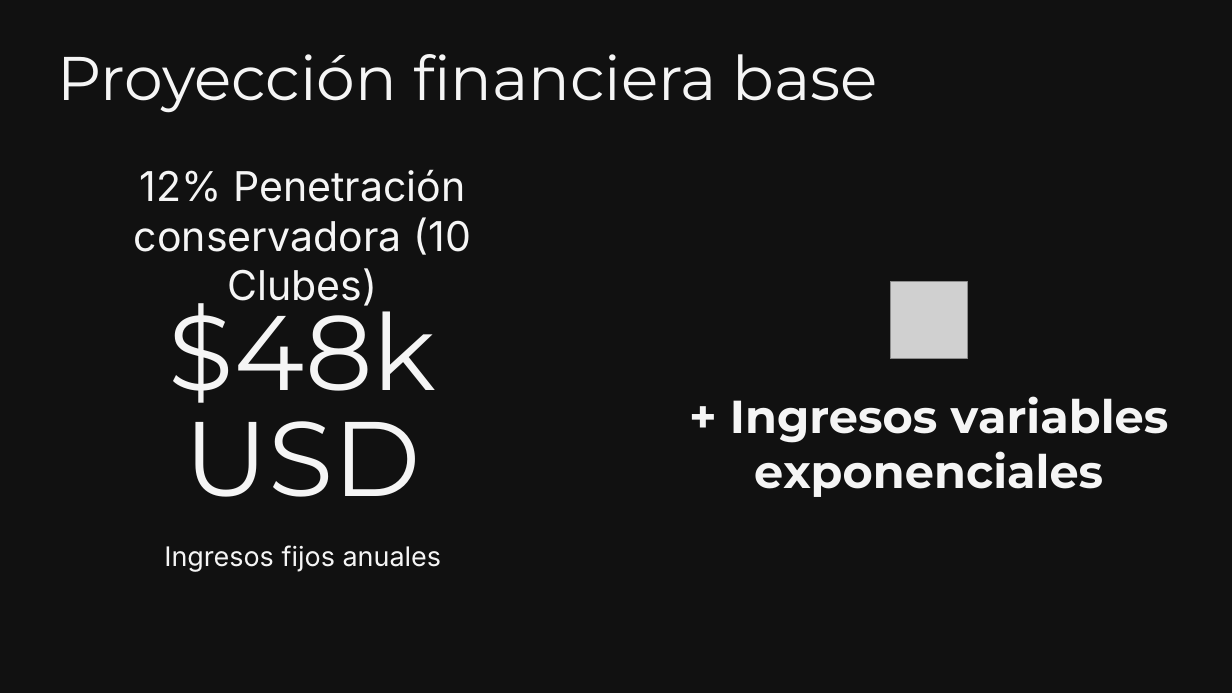
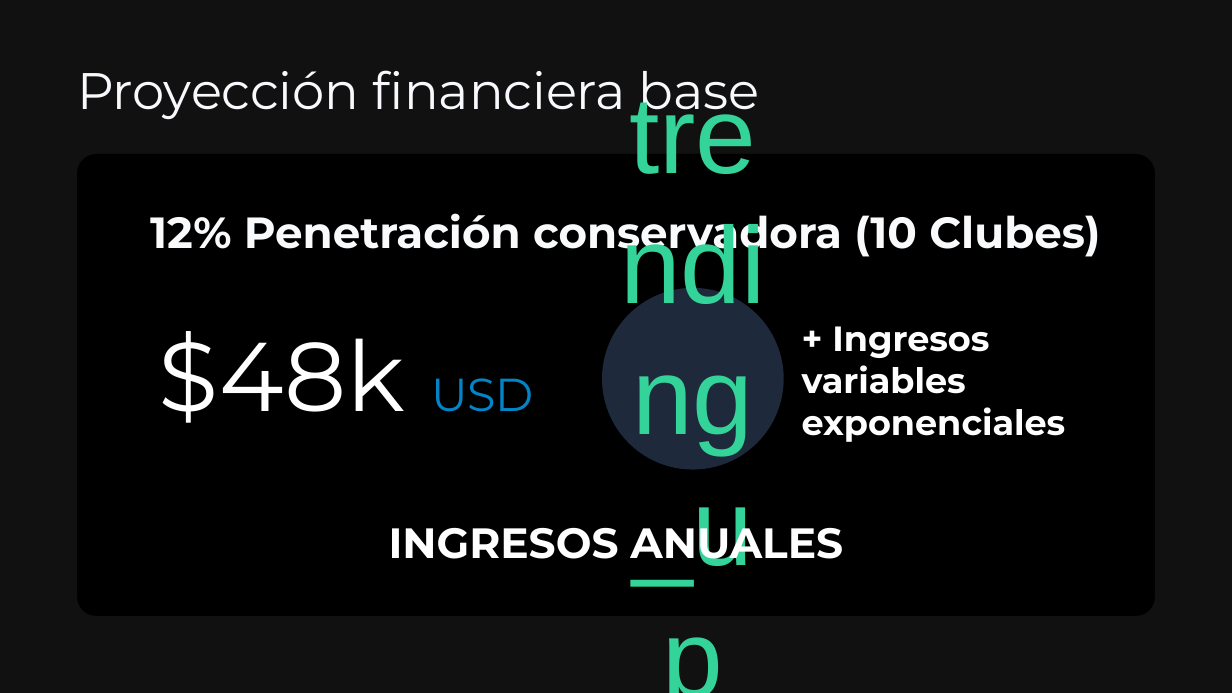
Before and after one commit to TrabajoProfesional-AGGZ/documentacion, a slide deck: slide 19 of entrega_final/defensa/Presentacion_SocioUnido.pptx (slide 18 before the commit). Drawn at 1232x693 pixels with LibreOffice and Linux fonts; fonts in the diff are those of the drawing; grey boxes stand for pictures; background and template pictures are left out. Boxes give left, top, right and bottom in pixels: in the first picture for what was removed or moved away, otherwise in the second. Text is boxed around its words. In the diff, an @@ line names an element or a change of style, - is before the commit and + after.

```diff
--- a/entrega_final/defensa/Presentacion_SocioUnido.pptx
+++ b/entrega_final/defensa/Presentacion_SocioUnido.pptx
@@ text "Proyección financiera base": place and size @@
-text "Proyección financiera base" at (58,54,878,113)
+text "Proyección financiera base" at (77,70,760,121)
@@ text "Proyección financiera base" at (77,70,760,121): size 48 to 40 pt, text colour #F5F5F5 to #F7F9FC; line spacing 43.2pt to 1; vertical alignment top to middle @@
@@ rounded rectangle added at (77,154,1155,616), fill #000000 @@
@@ text "12% Penetración conservadora (10 Clubes)": place and size @@
-text "12% Penetración conservadora (10 Clubes)" at (134,169,471,306)
+text "12% Penetración conservadora (10 Clubes)" at (150,213,1100,258)
@@ text "12% Penetración conservadora (10 Clubes)" at (150,213,1100,258): size 32 to 34 pt, font Inter to Montserrat, text colour #F5F5F5 to #F8FAFC, bold on @@
@@ rounded rectangle added at (128,194,1104,263), fill #000000 @@
@@ ellipse added at (603,288,785,470), fill #1E293B @@
@@ picture removed at (891,282,968,359) @@
@@ text "$48k USD": place and size @@
-text "$48k USD" at (169,287,437,497)
+text "$48k USD" at (158,331,534,423)
@@ text "$48k USD" at (158,331,534,423): size 82.5 to 76 pt, text colour #F5F5F5 to #FFFFFF in "$48k"; size 82.5 to 36 pt, text colour #F5F5F5 to #0284C7 in "USD"; alignment centre to left; line spacing 82.5pt to 1 @@
@@ text added at (603,300,785,482), 85 pt, text #34D399 @@
+trending_up
@@ text "+ Ingresos variables exponenciales": place and size @@
-text "+ Ingresos variables exponenciales" at (730,396,1169,497)
+text "+ Ingresos variables exponenciales" at (802,326,1066,442)
@@ text "+ Ingresos variables exponenciales" at (802,326,1066,442): size 36 to 27.3 pt, text colour #F5F5F5 to #FFFFFF; alignment centre to left @@
@@ text "INGRESOS ANUALES" at (389,516,843,566): vertical alignment top to middle @@
@@ text at (389,516,843,566): text changed; size 21 to 33 pt; font Inter to Montserrat; text colour #F5F5F5 to #FFFFFF; bold on @@
-Ingresos fijos anuales
+INGRESOS ANUALES
```
Also in this commit, not shown: 18 other slides changed, 3 slides added, 2 slides removed, 2 other files.
